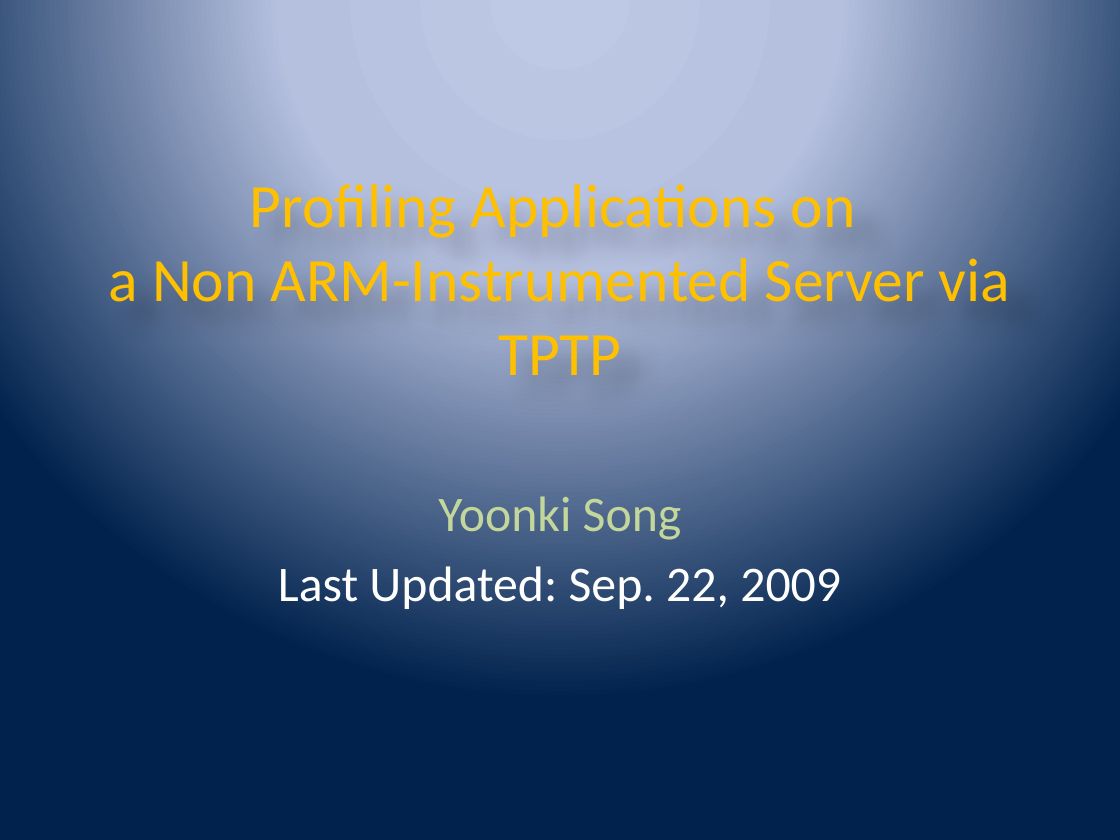
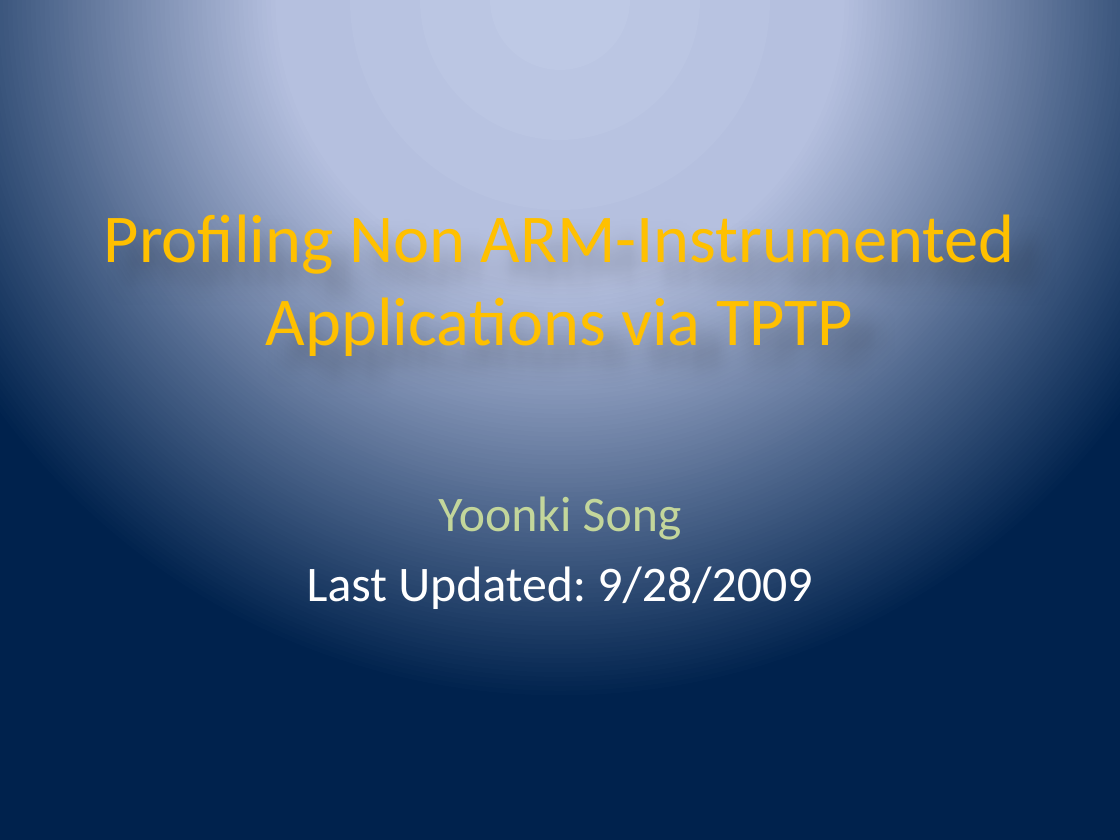
Before and after one commit to wsgan001/asegrp, a slide deck: slide 1 of papers/DRCPA/docs/PerfTest - Profiling via TPTP.pptx. Drawn at 1120x840 pixels with LibreOffice and Linux fonts; fonts in the diff are those of the drawing. Boxes give left, top, right and bottom in pixels: in the first picture for what was removed or moved away, otherwise in the second. Text is boxed around its words. In the diff, an @@ line names an element or a change of style, - is before the commit and + after.

```diff
--- a/papers/DRCPA/docs/PerfTest - Profiling via TPTP.pptx
+++ b/papers/DRCPA/docs/PerfTest - Profiling via TPTP.pptx
@@ title at <box>104,206,1015,361</box>: text changed; size 39.6 to 44 pt @@
-Profiling Applications on
-a Non ARM-Instrumented Server via TPTP
+Profiling Non ARM-Instrumented Applications via TPTP
@@ subtitle at <box>307,566,812,609</box>: text changed @@
-Last Updated: Sep. 22, 2009
+Last Updated: 9/28/2009
```
Also in this commit, not shown: 2 slides added, 3 other files.
